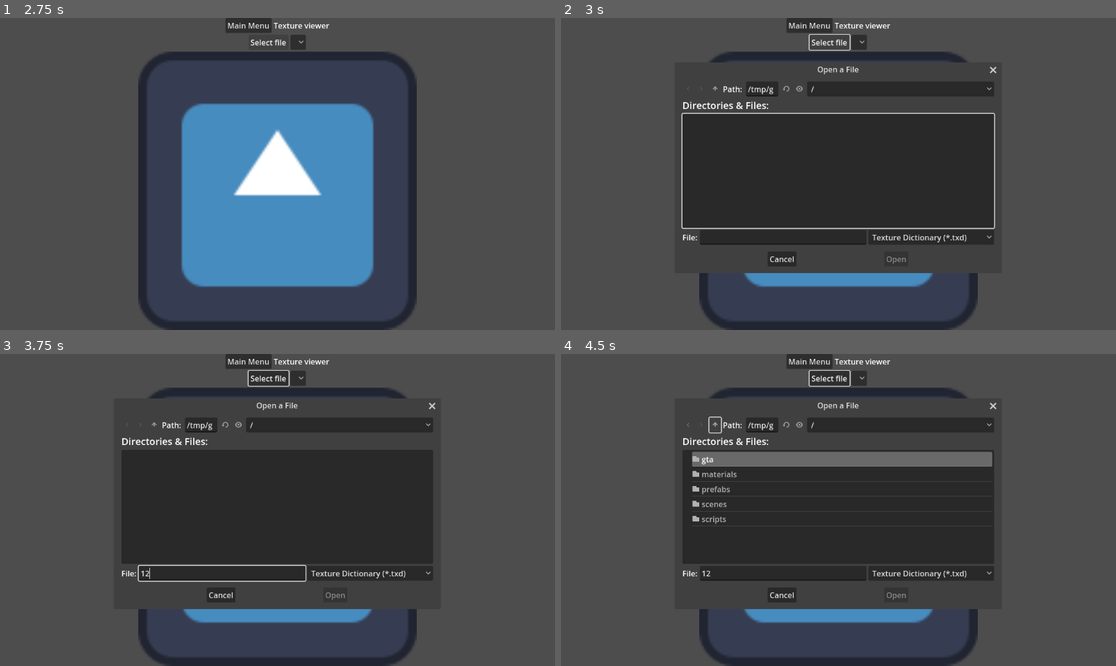
Above: before the commit, frames 1-4 (two rows, left to right).
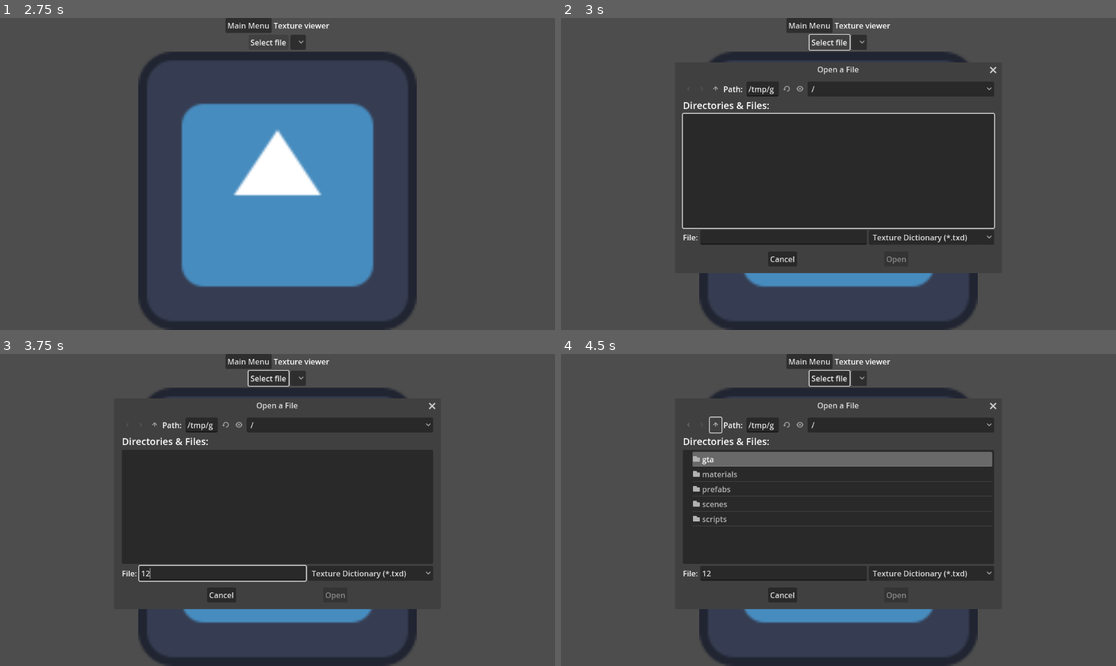
Above: after the commit, the same moments.

Repository: FOSS-Supremacy/OpenLiberty
Game: Godot game, scene res://startup.tscn
Same seed, same stepped clock (60 frames per second), same inputs: the game is played once before the commit and once after it. The engine's default icon, where the game draws it, is replaced by a stand-in: a white triangle on a blue panel in a dark square.
Inputs (mouse positions are in pixels of both pictures, inside the frame that each line leads up to):
- Up to frame 1 (2.75 s): click "Map loader test" at 0.5 s; click "Main Menu" at 1.25 s; click "Texture viewer" at 2 s
- Up to frame 2 (3 s): click "Select file" at 2.75 s
- Up to frame 3 (3.75 s): click (222, 572) at 3.52 s; type "12" at 3.6 s
- Up to frame 4 (4.5 s): click (716, 425) at 4.25 s

Frame 1 is identical in both runs. In frame 2, 0.6% of the frame differs, in the area x 21-74%, y 21-79%; in frame 3, 0.6%; in frame 4, 0.8%, in the area x 21-74%, y 20-79%.
Error in both runs: Assertion failed: 0 (res://scripts/game_manager.gd:28)

Commit message:
Adjust frame time threshold for map loader

Diff:
--- a/scenes/maptest/maptest.gd
+++ b/scenes/maptest/maptest.gd
@@ -14,7 +14,7 @@
 		MapBuilder.spawn_instance(inst)
 		count += 1
 
-		if Time.get_ticks_msec() - start > (1.0 / 60.0) * 1000:
+		if Time.get_ticks_msec() - start > (1.0 / 30.0) * 1000:
 			start = Time.get_ticks_msec()
 			print("%f" % (float(count) / float(target)))
 			await get_tree().physics_frame
